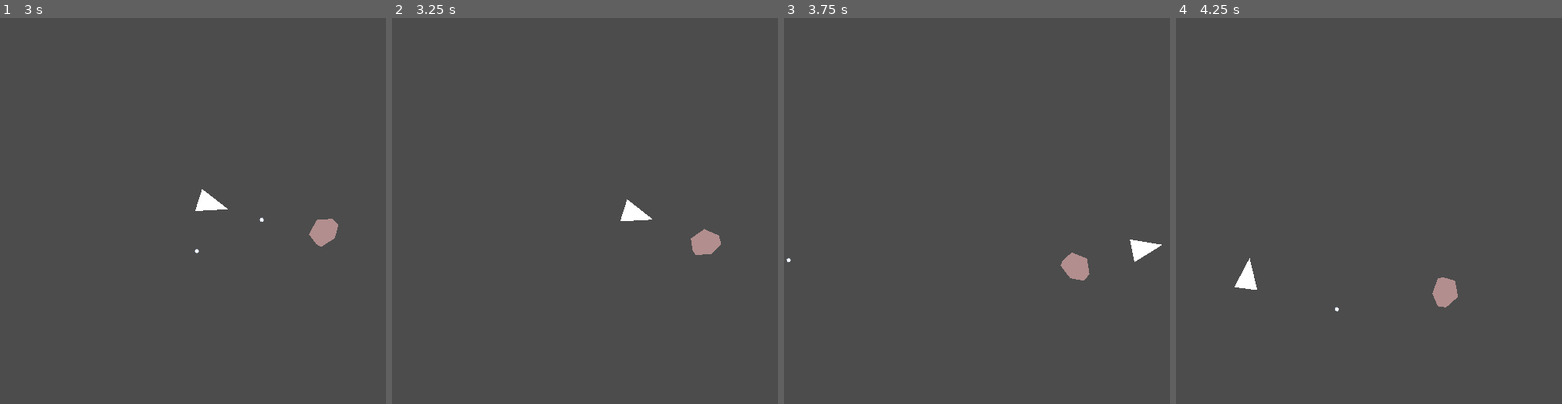
Above: before the commit, frames 1-4 (left to right).
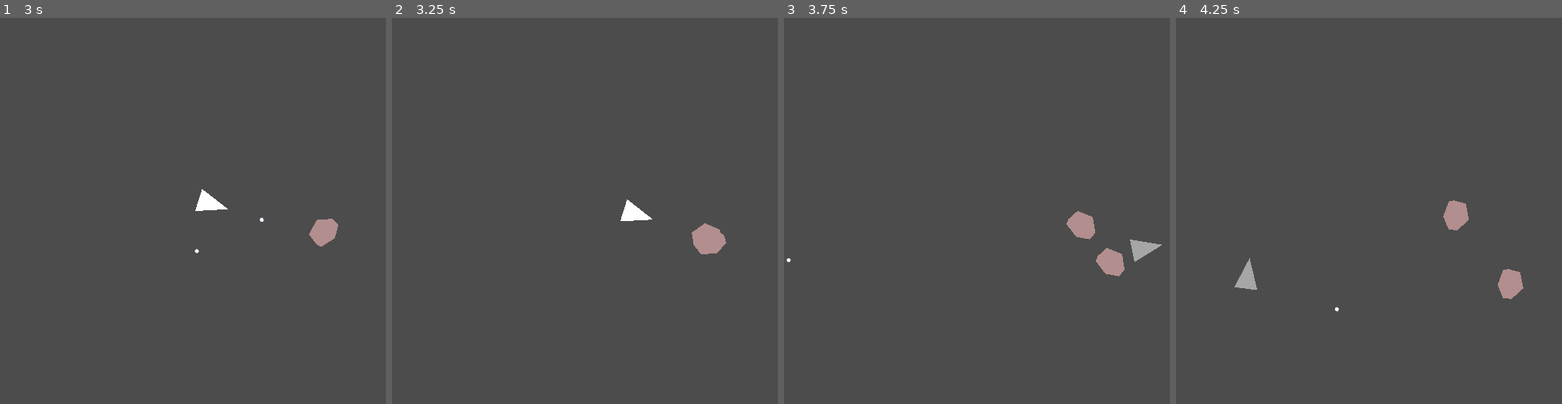
Above: after the commit, the same moments.

Repository: leddkire/godot-asteroids
Game: Godot game, scene res://test/OneShipOneAsteroid.tscn
Same seed, same stepped clock (60 frames per second), same inputs: the game is played once before the commit and once after it. This scene is started directly instead of the project's main scene.
Inputs (mouse positions are in pixels of both pictures, inside the frame that each line leads up to):
- Up to frame 1 (3 s): move the mouse to (277, 191) at 0.52 s; hold Right (move_right) 0.53-1.28 s; hold Space (shoot_projectile) 0.53-1.28 s; click (277, 191) at 0.67 s; move the mouse to (115, 230) at 1.27 s; hold Left (move_left) 1.28-2.03 s; tap Space (shoot_projectile) at 1.35, 2.85 s; move the mouse to (231, 126) at 2.02 s; hold Right (move_right) 2.03-2.78 s; hold Space (shoot_projectile) 2.03-2.78 s; move the mouse to (173, 288) at 2.77 s; hold Up (move_up) from 2.78 s (still down); click (173, 288) at 2.92 s
- Up to frame 2 (3.25 s): keep holding Up (move_up)
- Up to frame 3 (3.75 s): move the mouse to (1092, 268) at 3.52 s; release Up (move_up) at 3.53 s; hold Left (move_left) from 3.53 s (still down); hold Space (shoot_projectile) from 3.53 s (still down)
- Up to frame 4 (4.25 s): keep holding Left (move_left); keep holding Space (shoot_projectile)

Frame 1 is identical in both runs. In frame 2, 0.2% of the frame differs, in the area x 77-87%, y 53-62%; in frame 3, 1.4%; in frame 4, 1.4%, in the area x 15-90%, y 47-75%.

Commit message:
Add random linear velocity to split asteroids

Diff:
--- a/rules/splitting/AsteroidSplittingRule.gd
+++ b/rules/splitting/AsteroidSplittingRule.gd
@@ -39,6 +39,10 @@
             new_asteroid.size = splitting_info["next_size"]
             new_asteroid.screen_id = str(asteroid.screen_id) + "_" + str(i)
             new_asteroid.position = asteroid.position
+            var x_velocity = randi() % 60
+            var y_velocity = randi() % 60
+            new_asteroid.linear_velocity = Vector2(random_sign() * x_velocity, random_sign() * y_velocity)
+            #Fixme: Calling an autoload method that changes state. Makes unit-testing hard.
             EntityCensus.add_entity_to_census(new_asteroid)
             split_asteroids.append(new_asteroid)
             asteroid.get_parent().add_child(new_asteroid)
@@ -48,3 +52,10 @@
     else:
         print_debug("An asteroid was expected to split, but it couldn't.")
         return []
+
+func random_sign():
+    var random_sign = randi() % 2
+    if random_sign == 0:
+        return -1
+    else:
+        return 1
